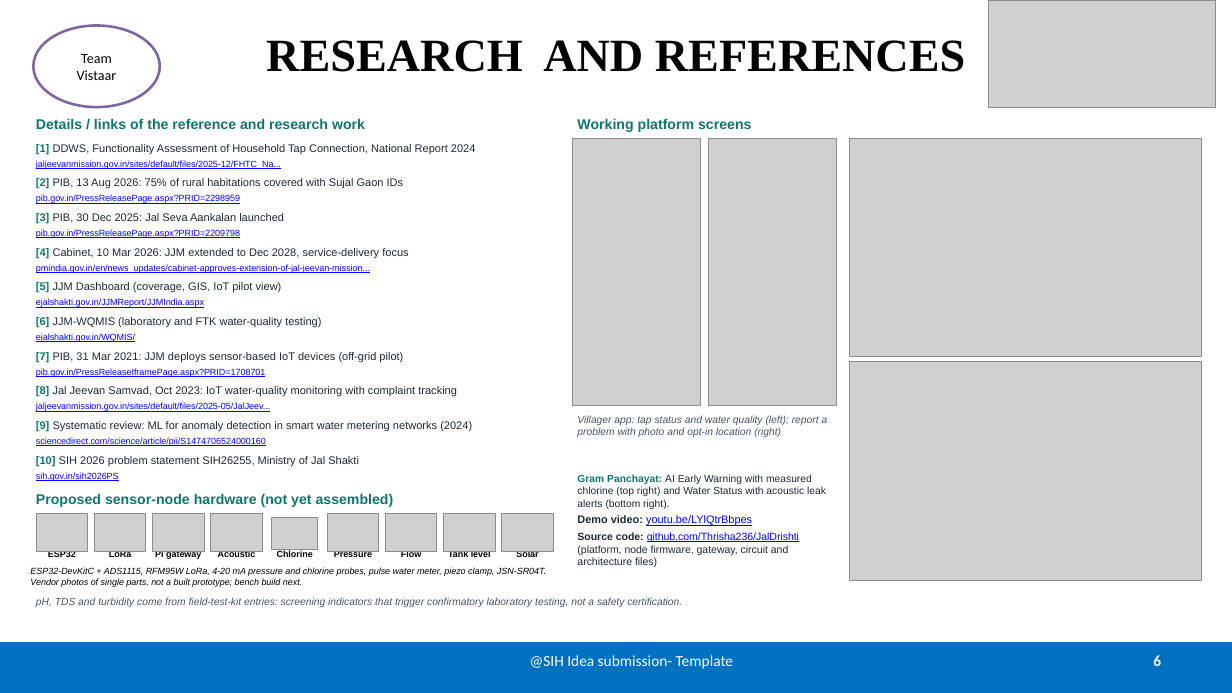
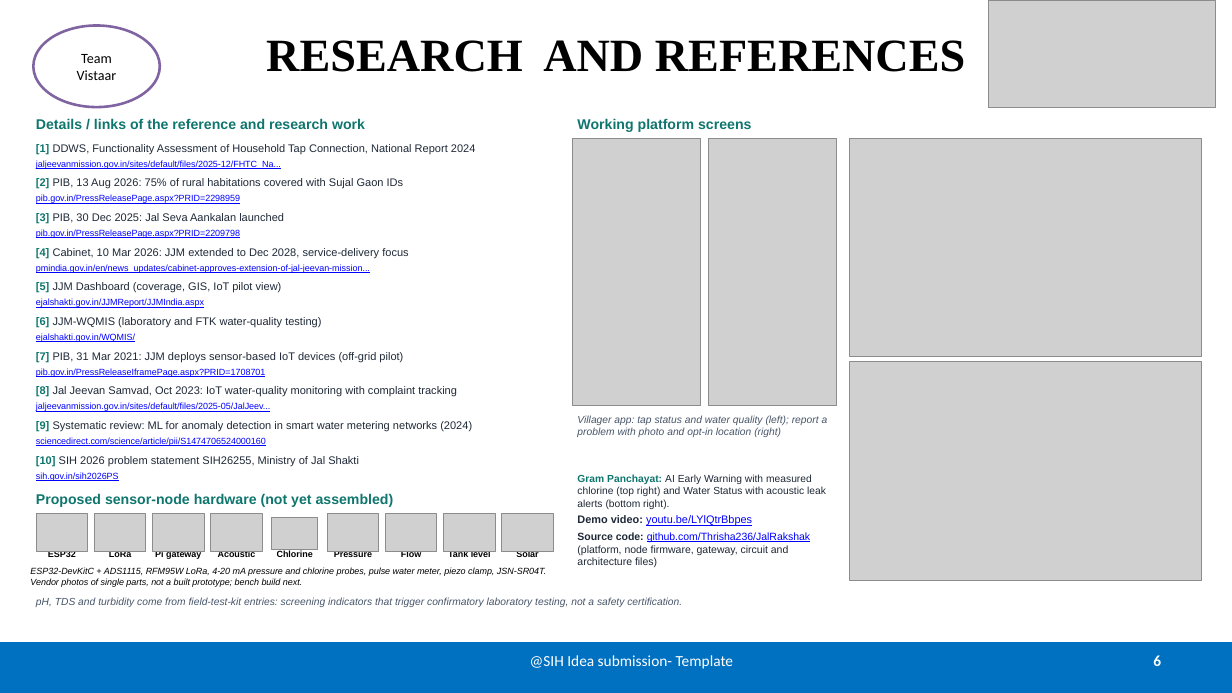
Before and after one commit to Thrisha236/JalDrishti, a slide deck: slide 6 of docs/submission/JalRakshak_SIH26255_Idea_v12.pptx. Drawn at 1232x693 pixels with LibreOffice and Linux fonts; fonts in the diff are those of the drawing; grey boxes stand for pictures. Boxes give left, top, right and bottom in pixels: in the first picture for what was removed or moved away, otherwise in the second. Text is boxed around its words. In the diff, an @@ line names an element or a change of style, - is before the commit and + after.

```diff
--- a/docs/submission/JalRakshak_SIH26255_Idea_v12.pptx
+++ b/docs/submission/JalRakshak_SIH26255_Idea_v12.pptx
@@ text at (577,532,810,567): text changed @@
-Source code: github.com/Thrisha236/JalDrishti (platform, node firmware, gateway, circuit and architecture files)
+Source code: github.com/Thrisha236/JalRakshak (platform, node firmware, gateway, circuit and architecture files)
```
Also in this commit, not shown: 1 other file.
